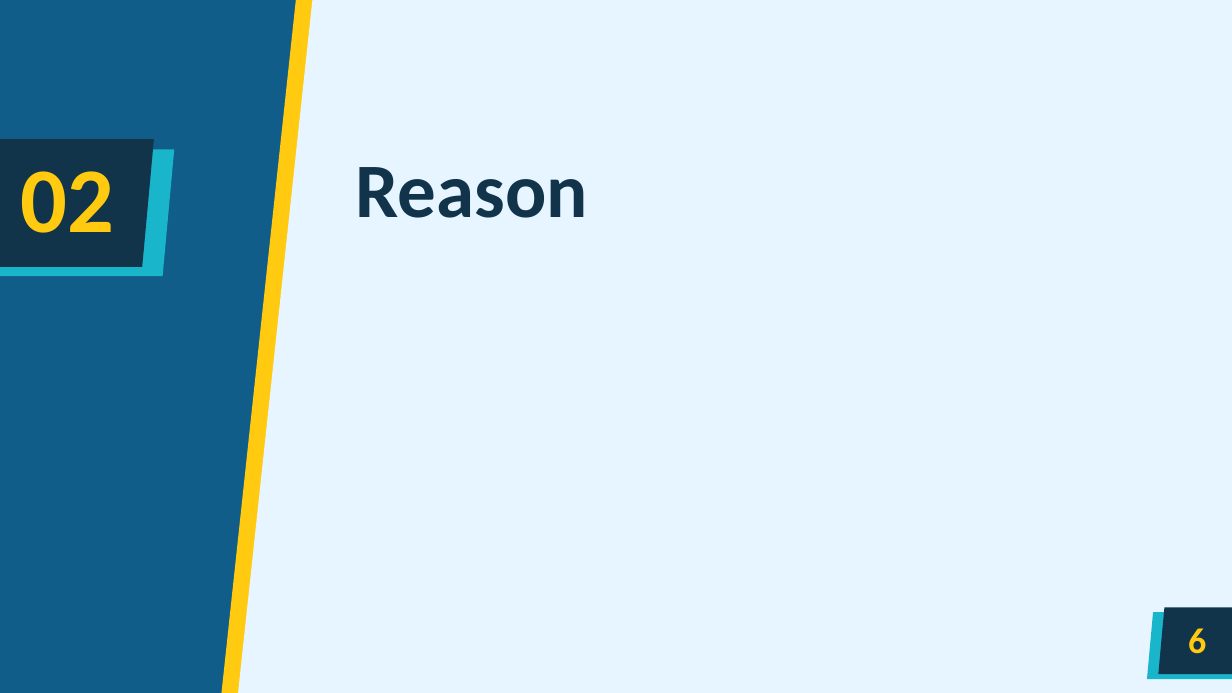
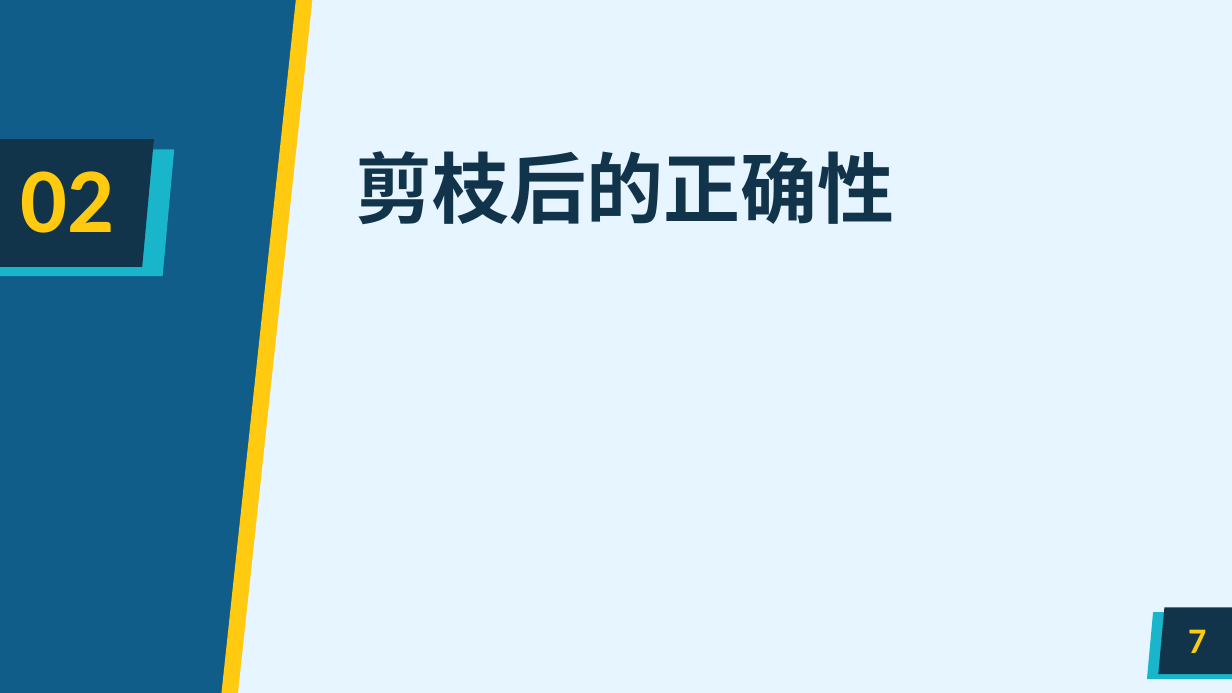
Before and after one commit to expecto347/GLAC_Lab, a slide deck: slide 7 of 组会PPT/USTC_PPT模板001.pptx (slide 6 before the commit). Drawn at 1232x693 pixels with LibreOffice and Linux fonts; fonts in the diff are those of the drawing; background and template pictures are left out. Boxes give left, top, right and bottom in pixels: in the first picture for what was removed or moved away, otherwise in the second. Text is boxed around its words. In the diff, an @@ line names an element or a change of style, - is before the commit and + after.

```diff
--- a/组会PPT/USTC_PPT模板001.pptx
+++ b/组会PPT/USTC_PPT模板001.pptx
@@ title at (356,151,895,224): text changed @@
-Reason
+剪枝后的正确性
@@ page number at (1188,629,1206,653): text changed @@
-6
+7
```
Also in this commit, not shown: 7 other slides changed, 1 slide added, 6 slides removed, 18 other files.
